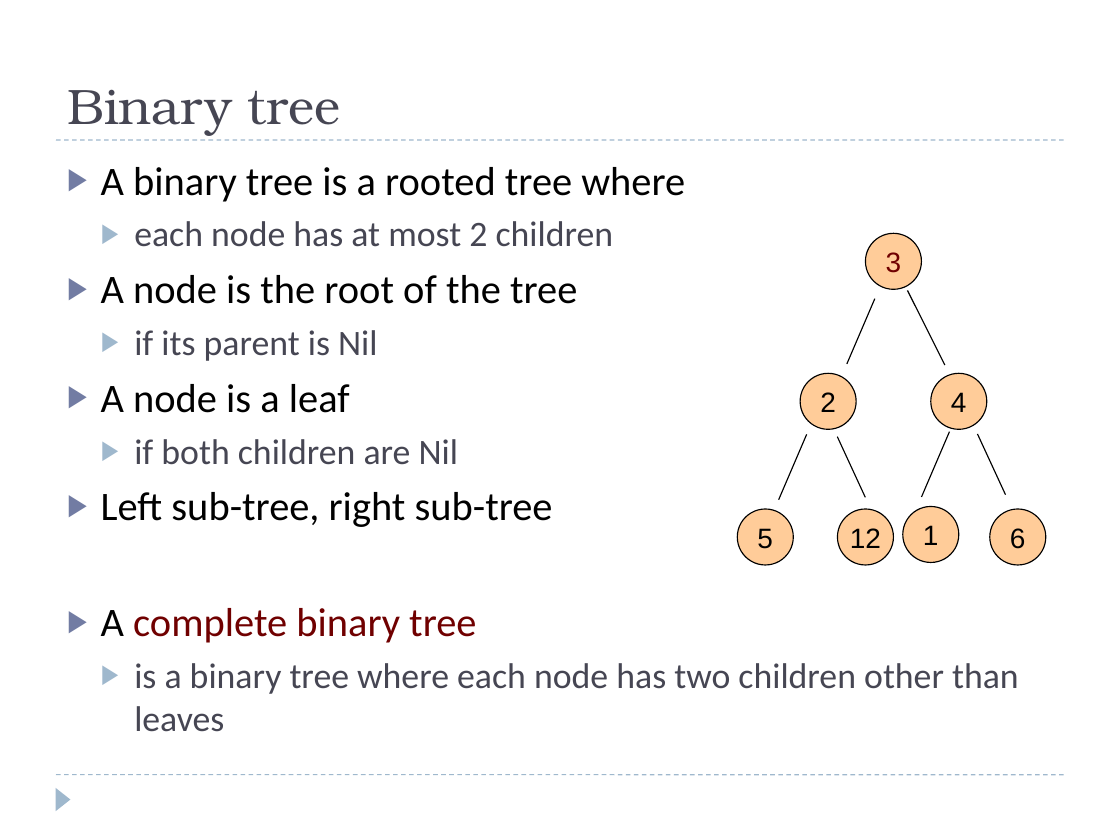
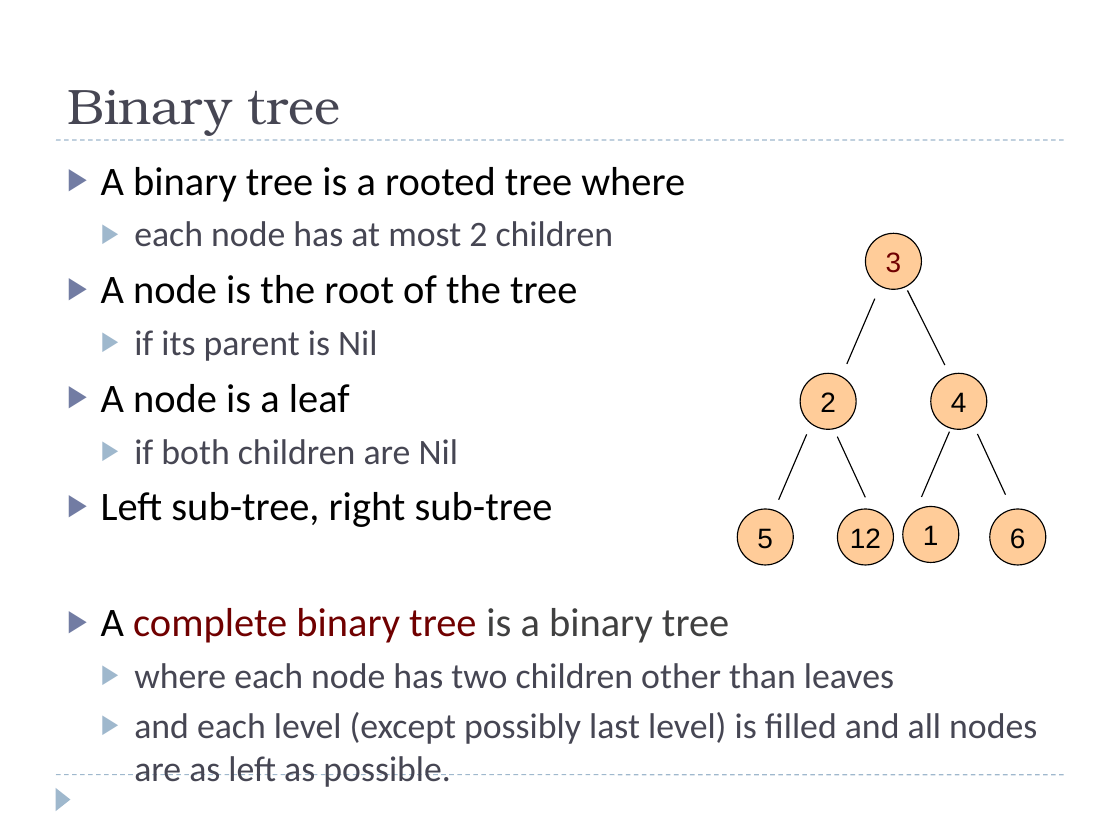
Before and after one commit to eldridgejm/dsc40b-2021-wi-public, a slide deck: slide 7 of published/lectures/08-bst/slides-wang.pptx. Drawn at 1120x840 pixels with LibreOffice and Linux fonts; fonts in the diff are those of the drawing. Boxes give left, top, right and bottom in pixels: in the first picture for what was removed or moved away, otherwise in the second. Text is boxed around its words. In the diff, an @@ line names an element or a change of style, - is before the commit and + after.

```diff
--- a/published/lectures/08-bst/slides-wang.pptx
+++ b/published/lectures/08-bst/slides-wang.pptx
@@ text at bbox=[101, 608, 1037, 787]: text changed @@
-▶ A complete binary tree
-  ▶ is a binary tree where each node has two children other than leaves
+▶ A complete binary tree is a binary tree
+  ▶ where each node has two children other than leaves
+  ▶ and each level (except possibly last level) is filled and all nodes are as left as possible.
```
Also in this commit, not shown: 1 other file.
